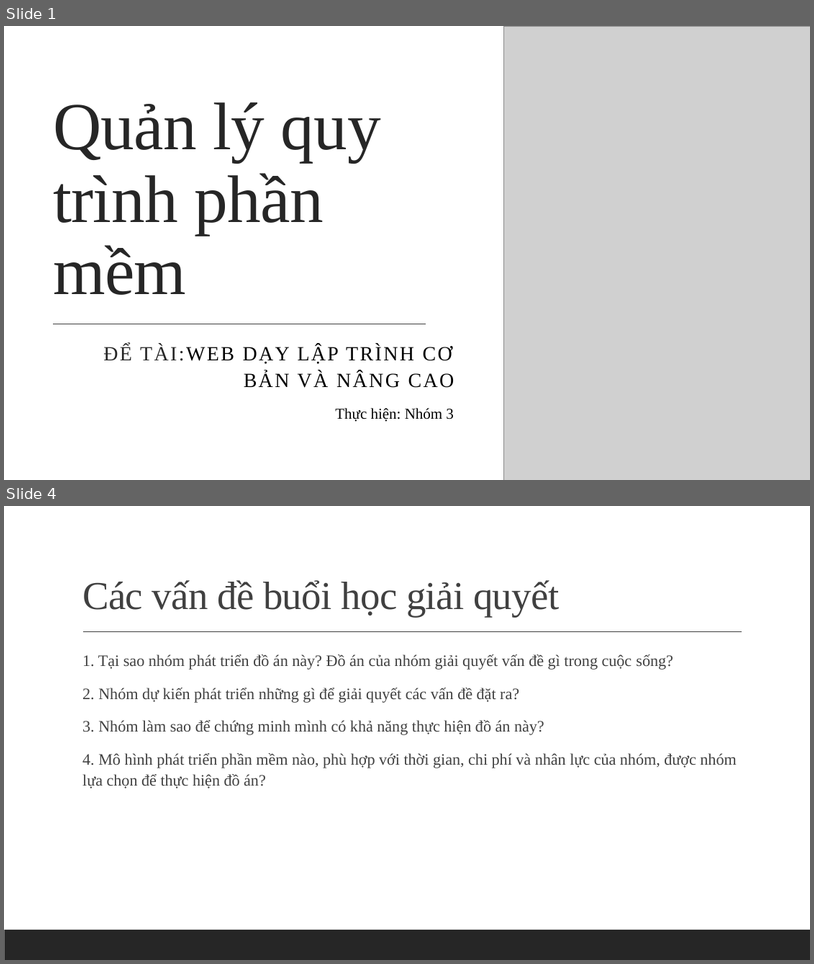
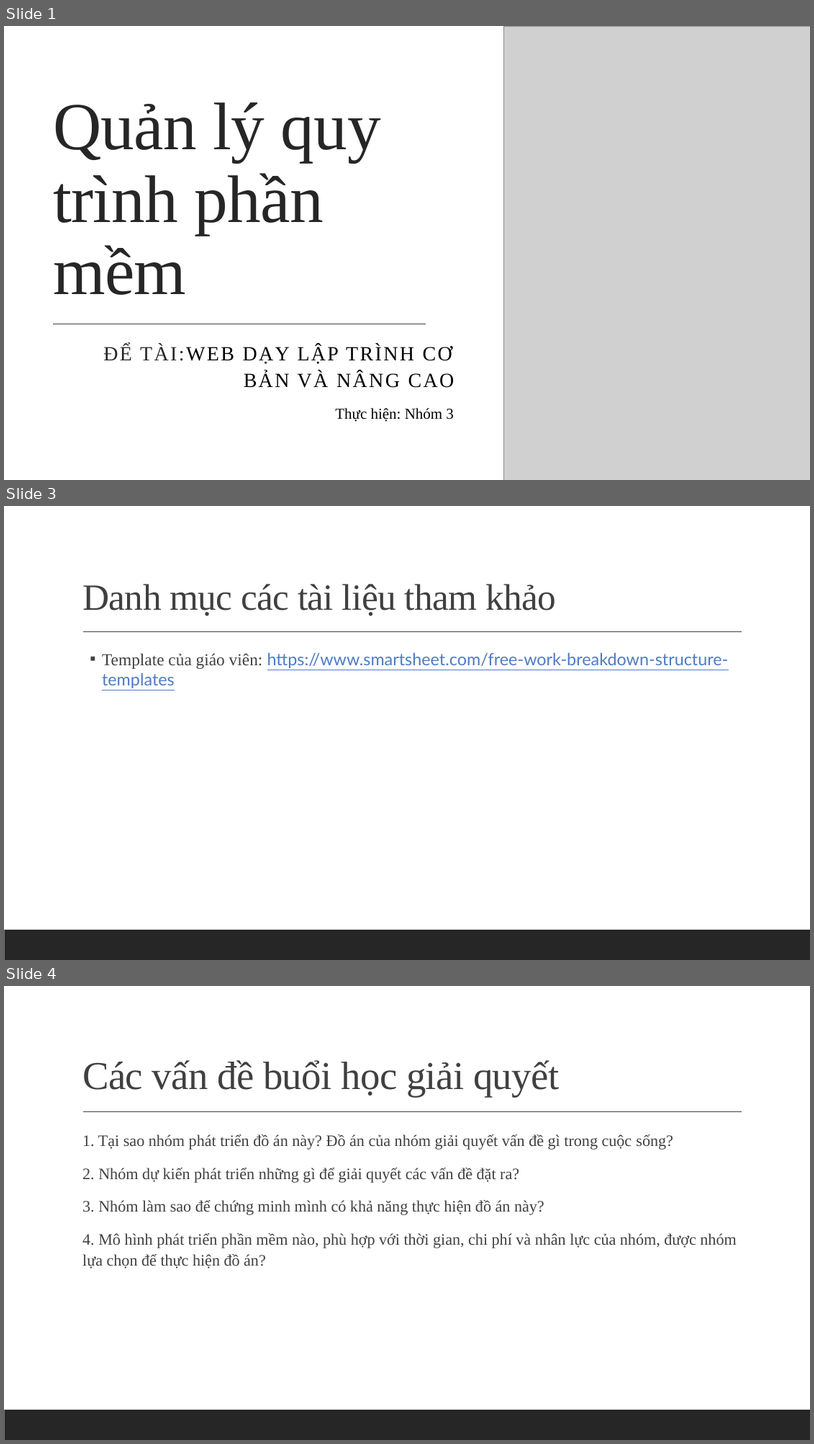
Before and after one commit to huynhquangminh/18HCB_QuanLyQuyTrinhPhanMem, a slide deck: Documents/Tuan2/Quản lý quy trình phần mềm.pptx. Shown one above the other, each under a label of ours: slides 1 and 4 before the commit, slides 1, 3 and 4 after it; the slides between them are not shown. The pictures are 814x964 and 814x1444 pixels, drawn with LibreOffice and Linux fonts; fonts in the diff are those of the drawing; grey boxes stand for pictures. Boxes give left, top, right and bottom in pixels: in the first picture for what was removed or moved away, otherwise in the second. Text is boxed around its words. In the diff, an @@ line names an element or a change of style, - is before the commit and + after.

```diff
--- a/Documents/Tuan2/Quản lý quy trình phần mềm.pptx
+++ b/Documents/Tuan2/Quản lý quy trình phần mềm.pptx
@@ slide 3 added at (4, 506, 810, 960), background #FFFFFF; not listed: 2 template elements that a slide beside it also shows @@
@@ title added at (82, 584, 556, 616), 44 pt, text #404040 @@
+Danh mục các tài liệu tham khảo
@@ text added at (102, 653, 729, 688), 20 pt, text #4F7BC4, underline @@
+  ▪ Template của giáo viên: https://www.smartsheet.com/free-work-breakdown-structure-templates
```
Also in this commit, not shown: 1 slide changed, 45 other slides added, 1 other file.
